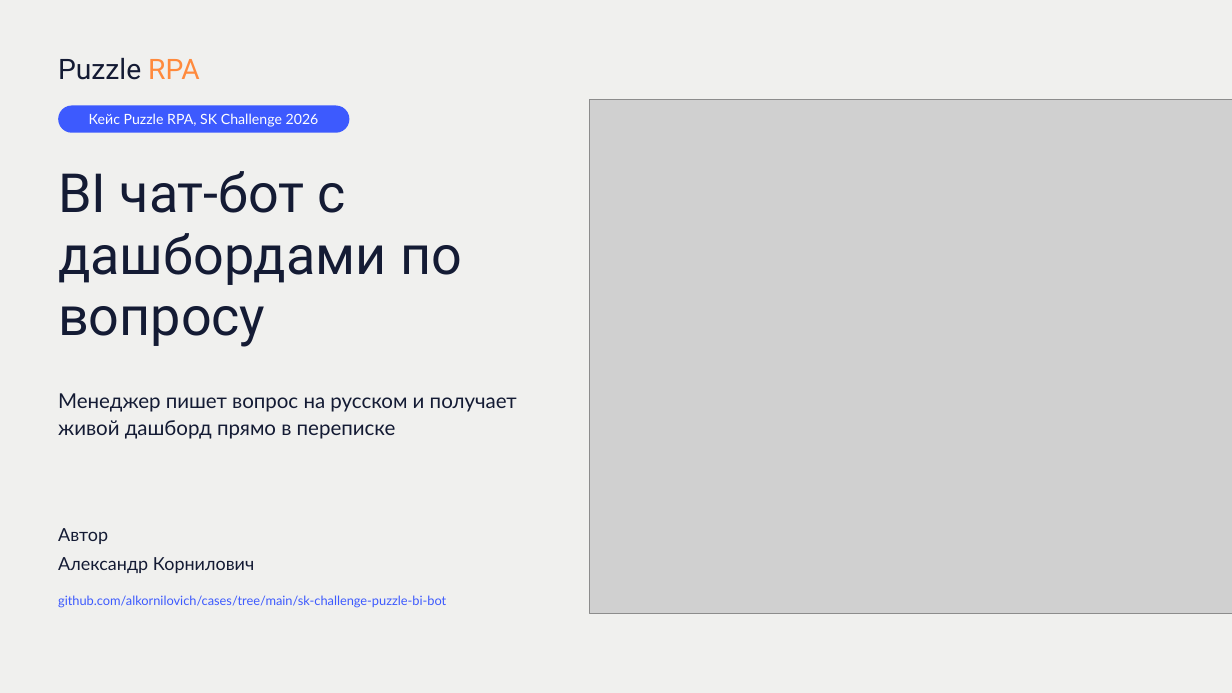
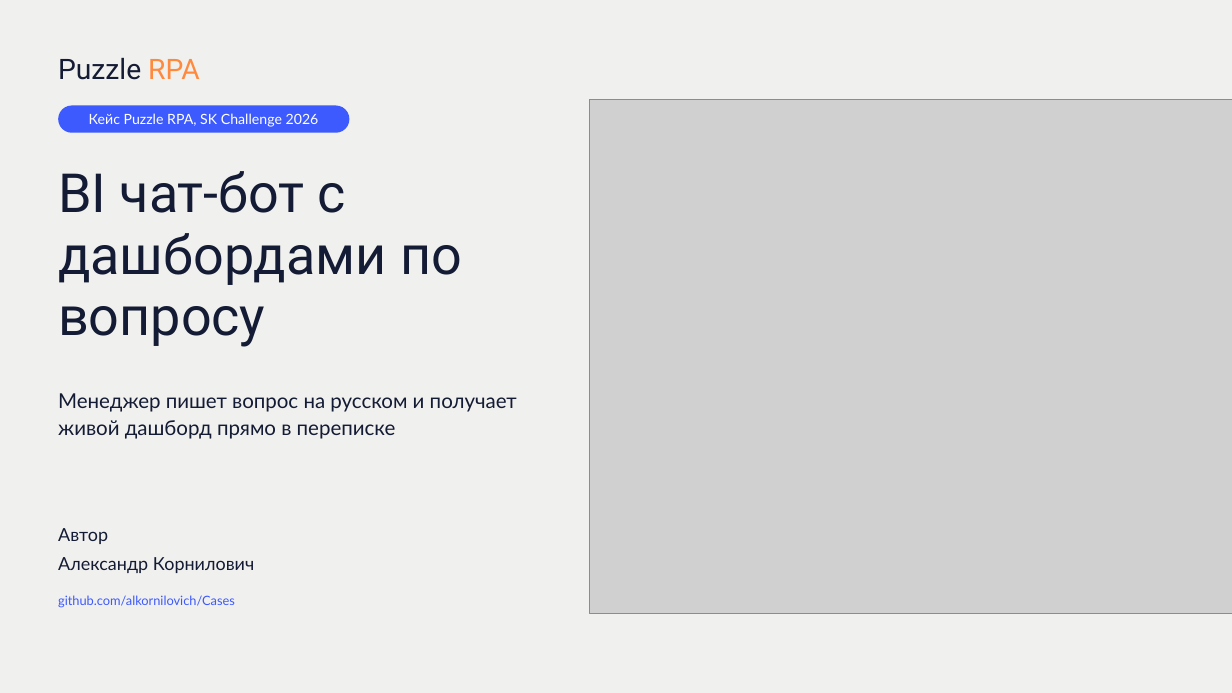
Before and after one commit to alkornilovich/Cases, a slide deck: slide 1 of sk-challenge-puzzle-bi-bot/presentation/Puzzle_BI_чат-бот.pptx. Drawn at 1232x693 pixels with LibreOffice and Linux fonts; fonts in the diff are those of the drawing; grey boxes stand for pictures. Boxes give left, top, right and bottom in pixels: in the first picture for what was removed or moved away, otherwise in the second. Text is boxed around its words. In the diff, an @@ line names an element or a change of style, - is before the commit and + after.

```diff
--- a/sk-challenge-puzzle-bi-bot/presentation/Puzzle_BI_чат-бот.pptx
+++ b/sk-challenge-puzzle-bi-bot/presentation/Puzzle_BI_чат-бот.pptx
@@ text at bbox=[58, 595, 235, 608]: text changed @@
-github.com/alkornilovich/cases/tree/main/sk-challenge-puzzle-bi-bot
+github.com/alkornilovich/Cases
```
Also in this commit, not shown: 2 other slides changed, 2 other files.
